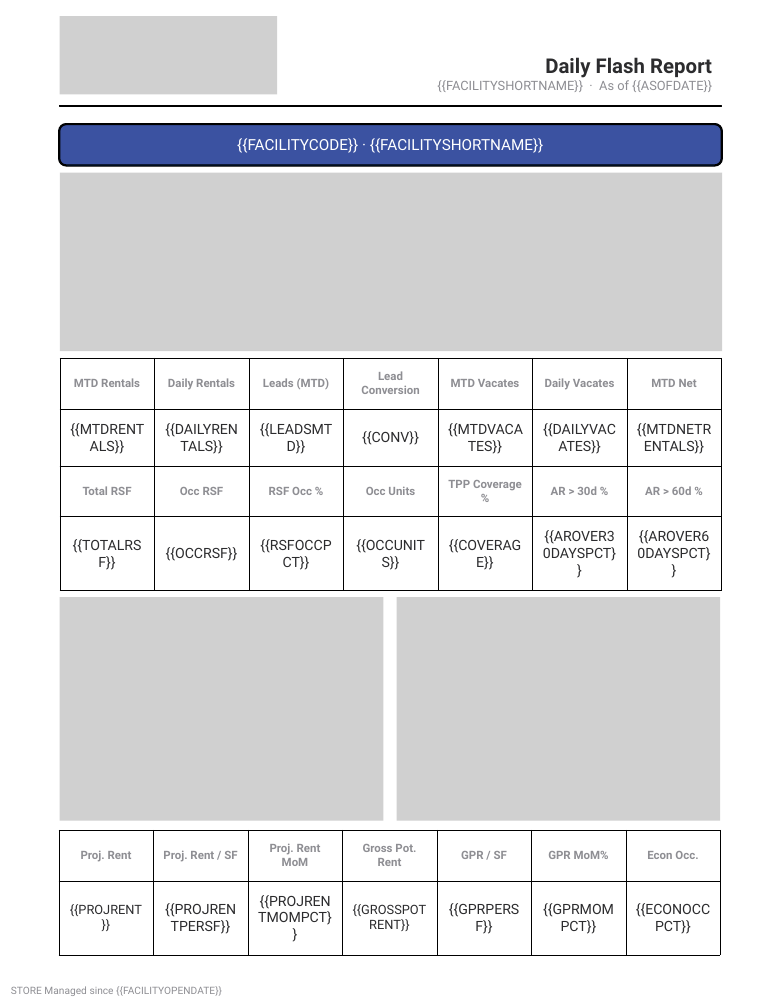
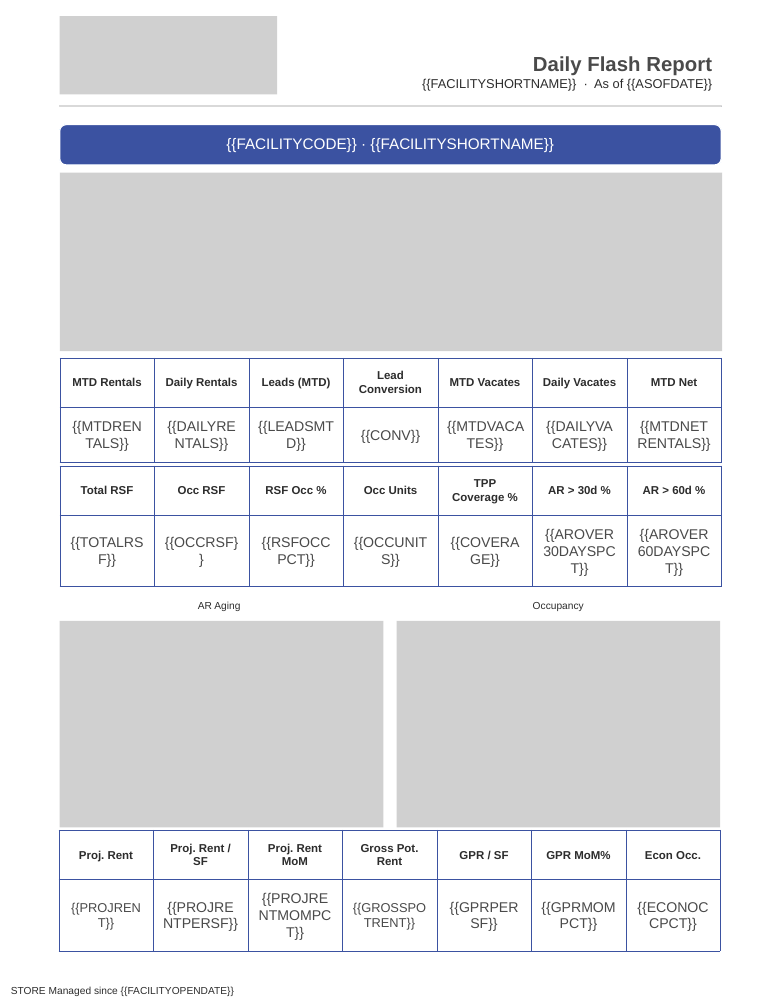
Before and after one commit to alexandermburke/ProformaBuilder, a slide deck: slide 1 of storeinsight/public/FLASHTEMPLATE.pptx. Drawn at 779x1008 pixels with LibreOffice and Linux fonts; fonts in the diff are those of the drawing; grey boxes stand for pictures. Boxes give left, top, right and bottom in pixels: in the first picture for what was removed or moved away, otherwise in the second. Text is boxed around its words. In the diff, an @@ line names an element or a change of style, - is before the commit and + after.

```diff
--- a/storeinsight/public/FLASHTEMPLATE.pptx
+++ b/storeinsight/public/FLASHTEMPLATE.pptx
@@ text "Daily Flash Report" at (422, 56, 712, 91): font Roboto to Arial; text colour #2C2C2E to #4A4A4A in "Daily Flash Report"; text colour #8E8E93 to #2D2D2D in "{{FACILITYSHORTNAME}} · As of {{ASOFDATE}}" @@
@@ freeform shape at (60, 105, 721, 106): fill #C7C7CC to #1D2A5C; outline #000000 1 pt to #D9D9D9 1 pt @@
@@ rectangle "{{FACILITYCODE}} · {{FACILITYSHORTNAME}}": place and size @@
-rectangle "{{FACILITYCODE}} · {{FACILITYSHORTNAME}}" at (237, 138, 543, 153)
+rectangle "{{FACILITYCODE}} · {{FACILITYSHORTNAME}}" at (59, 122, 722, 167)
@@ rectangle "{{FACILITYCODE}} · {{FACILITYSHORTNAME}}" at (59, 122, 722, 167): font Roboto to Arial; outline none to #FFFFFF 0.75 pt @@
@@ freeform shape at (59, 124, 722, 166): outline #000000 1 pt to #FFFFFF 1 pt @@
@@ freeform shape at (60, 124, 722, 165): outline #000000 1 pt to #FFFFFF 1 pt @@
@@ table at (60, 358, 720, 463) @@
@@ font Roboto to Arial @@
@@ text colour #8E8E93 to #2D2D2D in "MTD Rentals", "Daily Rentals", "Leads (MTD)", "Lead Conversion" and 3 more places @@
@@ text colour #2C2C2E to #4A4A4A in "{{MTDRENTALS}}", "{{DAILYRENTALS}}", "{{LEADSMTD}}", "{{CONV}}" and 3 more places @@
@@ borders changed @@
@@ table at (60, 466, 720, 587) @@
@@ font Roboto to Arial @@
@@ text colour #8E8E93 to #2D2D2D in "Total RSF", "Occ RSF", "RSF Occ %", "Occ Units" and 3 more places @@
@@ text colour #2C2C2E to #4A4A4A in "{{TOTALRSF}}", "{{OCCRSF}}", "{{RSFOCCPCT}}", "{{OCCUNITS}}" and 3 more places @@
@@ borders changed @@
@@ picture: place and size @@
-picture at (60, 598, 383, 821)
+picture at (60, 621, 383, 828)
@@ text added at (198, 602, 240, 611), 8 pt, text #2D2D2D @@
+AR Aging
@@ picture: place and size @@
-picture at (397, 598, 720, 821)
+picture at (397, 621, 720, 828)
@@ text added at (533, 602, 584, 611), 8 pt, text #2D2D2D @@
+Occupancy
@@ table at (59, 830, 719, 951) @@
@@ font Roboto to Arial @@
@@ text colour #8E8E93 to #2D2D2D in "Proj. Rent", "Proj. Rent / SF", "Proj. Rent MoM", "Gross Pot. Rent" and 3 more places @@
@@ text colour #2C2C2E to #4A4A4A in "{{PROJRENT}}", "{{PROJRENTPERSF}}", "{{PROJRENTMOMPCT}}", "{{GROSSPOTRENT}}" and 3 more places @@
@@ borders changed @@
@@ text "STORE Managed since {{FACILITYOPENDATE}}" at (11, 986, 234, 996): font Roboto to Arial, text colour #8E8E93 to #2D2D2D @@
```
Also in this commit, not shown: 6 other files.
